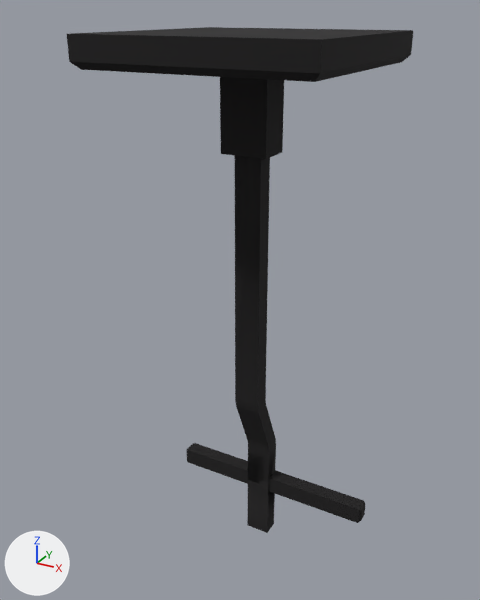
A saved change to the OBJ model data/models/generator.obj.
Camera for both pictures: a 50 mm lens placed at (1.051, -1.989, 0.083), pointed at (-0.055, 0.022, -0.923). The axes (+X, +Y, +Z) are drawn at lower left. The lights are the same throughout. Where no turn or scale is listed for an object, it has been applied to the vertices.
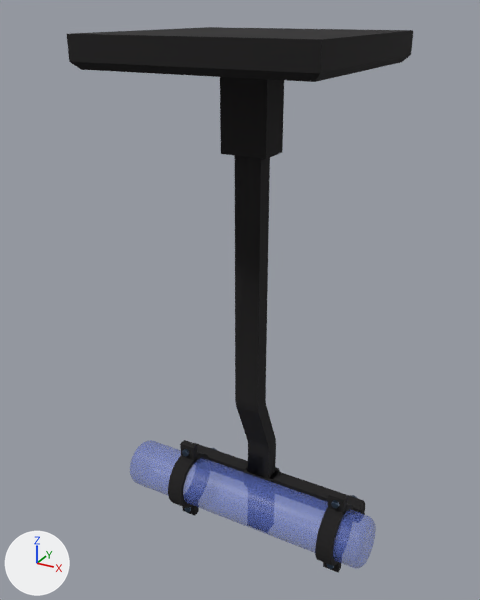
The change, as a list of edits to the scene's bpy script:
```text
Add mat_material:
    mat_material = principled_material('Material')
    mat_material.base_color = (0.145, 0.211, 0.669)  # blue #6a7fd6
    mat_material.roughness = 0.391
    mat_material.alpha = 0.391
Add me_cylinder_005:
    me_cylinder_005.from_pydata(...)  # 183 vertices, 276 faces; spans x -0.307..-0.242, y -0.154..0.086, z -1.976..-1.617
    me_cylinder_005.materials.append(mat_material_002)  # black #1f1e1e
Add me_cylinder_001:
    me_cylinder_001.from_pydata(...)  # 144 vertices, 216 faces; spans x 0.368..0.432, y -0.154..0.086, z -1.976..-1.617
    me_cylinder_001.materials.append(mat_material_002)  # black #1f1e1e
Add me_cylinder:
    me_cylinder.from_pydata(...)  # 512 vertices, 1020 faces; spans x -0.543..0.543, y -0.134..0.066, z -1.897..-1.697
    me_cylinder.materials.append(mat_material)  # blue #6a7fd6
Add me_cube_005:
    me_cube_005.from_pydata(...)  # 28 vertices, 56 faces; spans x -0.0685..0.0675, y 0.0705..0.1705, z -1.8283..-1.7583
    me_cube_005.materials.append(mat_material_002)  # black #1f1e1e
Add ob_cylinder_005:
    ob_cylinder_005 = bpy.data.objects.new('Cylinder.005', me_cylinder_005)
    ob_cylinder_005.location = (0.0, 0.0, 0.0)
Add ob_cylinder_001:
    ob_cylinder_001 = bpy.data.objects.new('Cylinder.001', me_cylinder_001)
    ob_cylinder_001.location = (0.0, 0.0, 0.0)
Add ob_cylinder:
    ob_cylinder = bpy.data.objects.new('Cylinder', me_cylinder)
    ob_cylinder.location = (0.0, 0.0, 0.0)
Add ob_cube_005:
    ob_cube_005 = bpy.data.objects.new('Cube.005', me_cube_005)
    ob_cube_005.location = (0.0, 0.0, 0.0)
```

Changed parts and their boxes (x1, y1, x2, y2) in the pictures (480 x 600 px):
'Cylinder', added (blue)
    after: (130, 440, 376, 568)
'Cylinder.001', added (black)
    after: (315, 490, 353, 572)
'Cylinder.005', added (black)
    after: (168, 440, 209, 516)
'Cube.005', added
    after: (244, 467, 280, 482)
